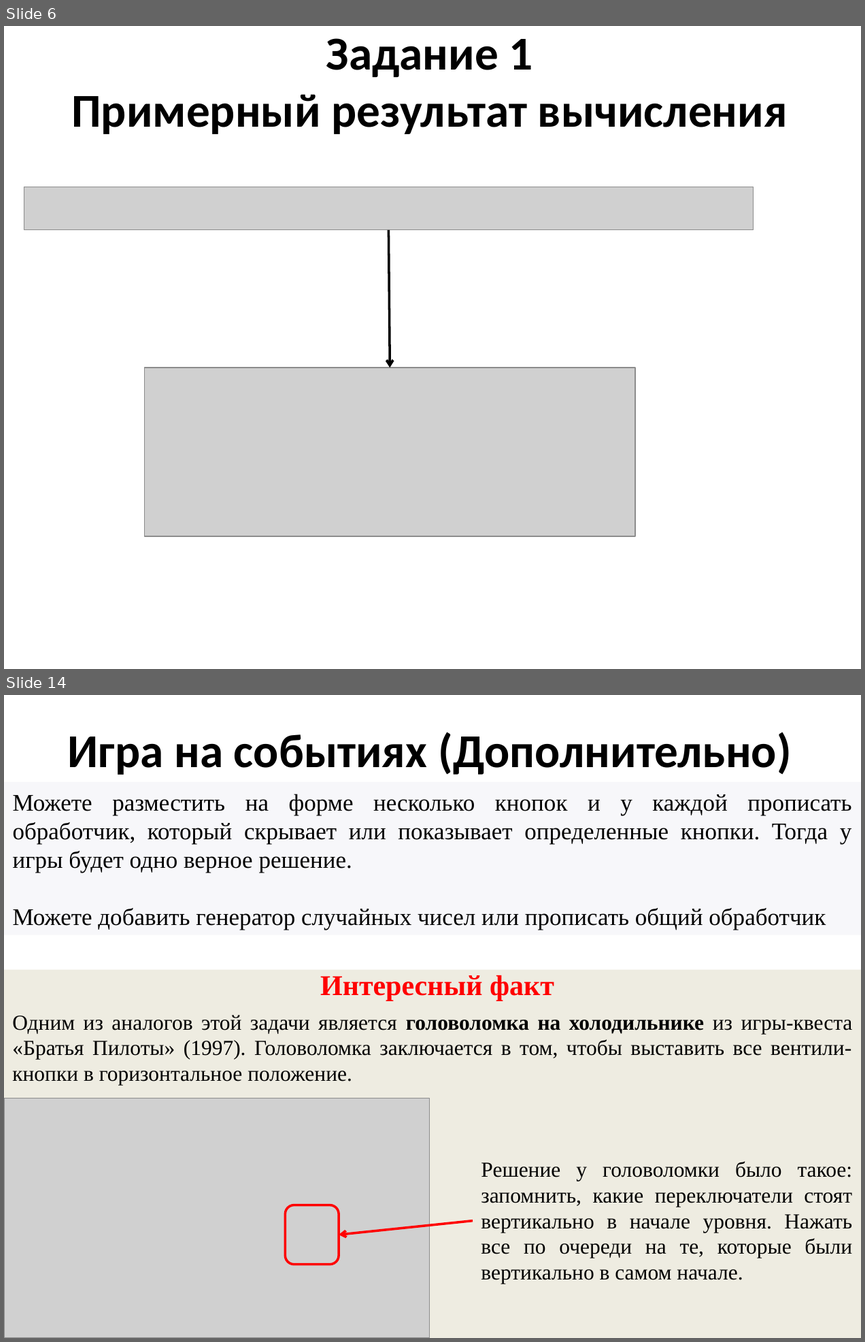
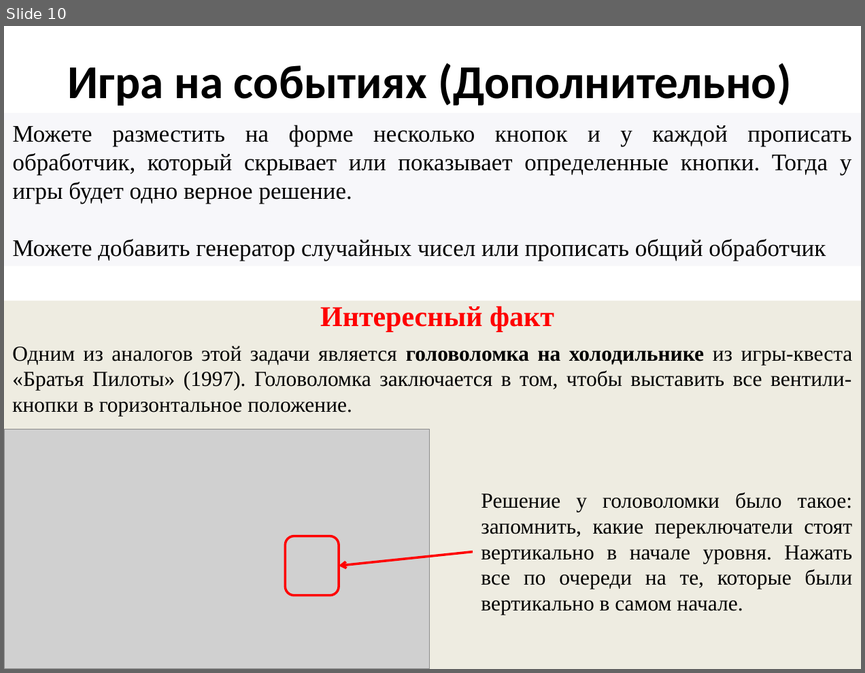
Before and after one commit to mbdatateach/site, a slide deck: 3испсп/технологии программирования/1 Знакомство.pptx. Shown one above the other, each under a label of ours: slides 6 and 14 before the commit, slide 10 after it; the slides between them are not shown. The pictures are 865x1342 and 865x673 pixels, drawn with LibreOffice and Linux fonts; fonts in the diff are those of the drawing; grey boxes stand for pictures. Boxes give left, top, right and bottom in pixels: in the first picture for what was removed or moved away, otherwise in the second. Text is boxed around its words. In the diff, an @@ line names an element or a change of style, - is before the commit and + after.

```diff
--- a/3испсп/технологии программирования/1 Знакомство.pptx
+++ b/3испсп/технологии программирования/1 Знакомство.pptx
@@ slide 6 removed at bbox=[4, 26, 861, 669], background #FFFFFF @@
@@ title removed at bbox=[71, 38, 787, 134] @@
-Задание 1
-Примерный результат вычисления
@@ picture removed at bbox=[24, 186, 753, 230] @@
@@ arrow removed from (389, 230) to (390, 367) @@
@@ picture removed at bbox=[145, 367, 634, 536] @@
@@ what was slide 14 is now slide 10 @@
```
Also in this commit, not shown: 6 slides changed, 3 other slides removed, 12 other files.
